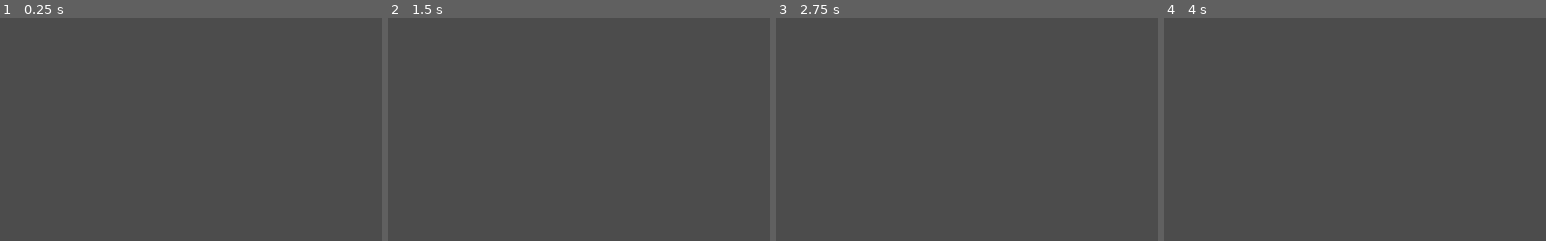
Above: before the commit, frames 1-4 (left to right).
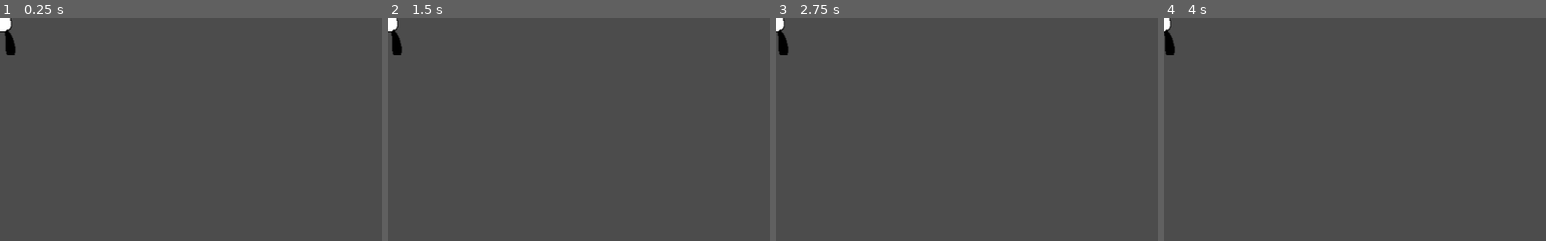
Above: after the commit, the same moments.

Repository: Telkan/LudumDare50
Game: Godot game, scene res://Enemy/Pieton.tscn
The game is run twice, just before and just after one commit, with the same random seed, the same clock (stepped at 60 frames per second) and the same inputs. The project has no main scene, so this scene is started directly.
Inputs:
- Up to frame 1 (0.25 s): no input
- Up to frame 2 (1.5 s): tap Enter at 0.5 s; tap Space at 1.25 s
- Up to frame 3 (2.75 s): no input
- Up to frame 4 (4 s): tap Enter at 3.5 s
The pictures show only the part of the screen within x 0-50%, y 0-50%; the shares and areas given below are measured in that part.

The runs differ from the first frame. In frame 1, 0.4% of the frame differs, in the area x 0-4%, y 0-17%; in frame 2, 0.4%; in frame 3, 0.4%; in frame 4, 0.3%.

Commit message:
Le pieton se suicide si on le voit plus
Putain de attention whore

Diff:
--- a/Enemy/Pieton/Pieton.gd
+++ b/Enemy/Pieton/Pieton.gd
@@ -14,5 +14,8 @@
 
 # Called every frame. 'delta' is the elapsed time since the previous frame.
 func _physics_process(delta):
-	get_node("RigidBody2D").set_linear_velocity(Vector2(-runSpeed,0))
+	get_node("RigidBody2D").set_linear_velocity(Vector2(-runSpeed*delta,0))
 	pass
+
+func _on_VisibilityNotifier2D_screen_exited():
+	queue_free()
